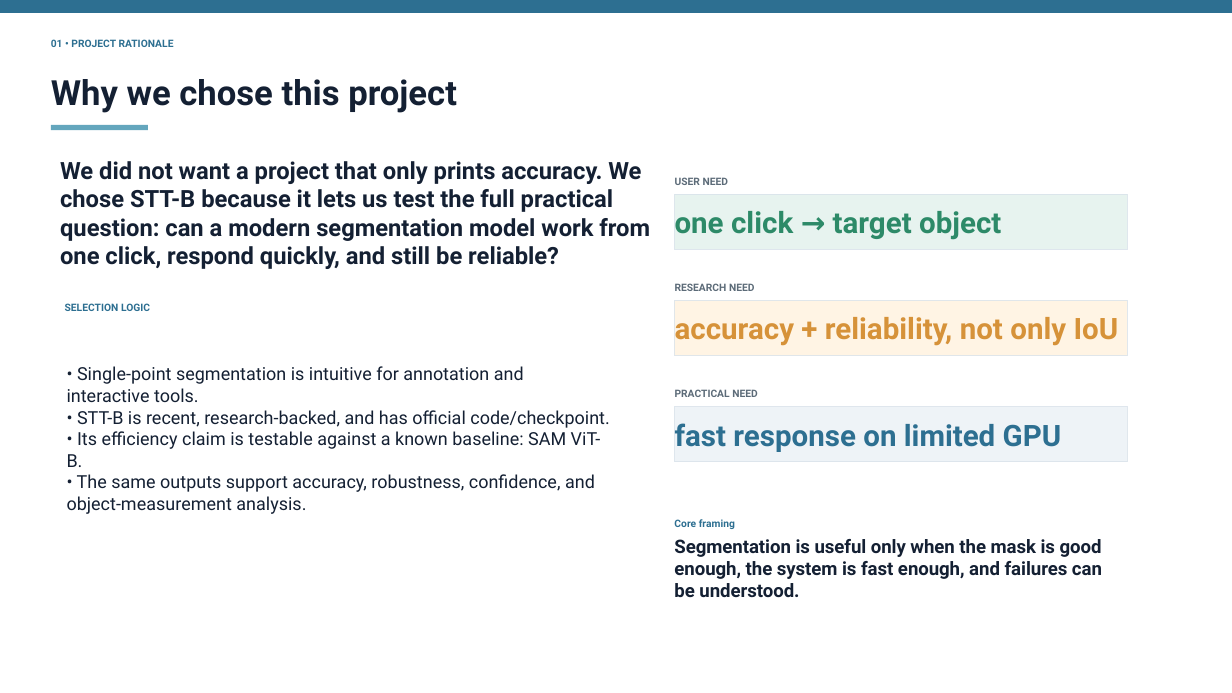
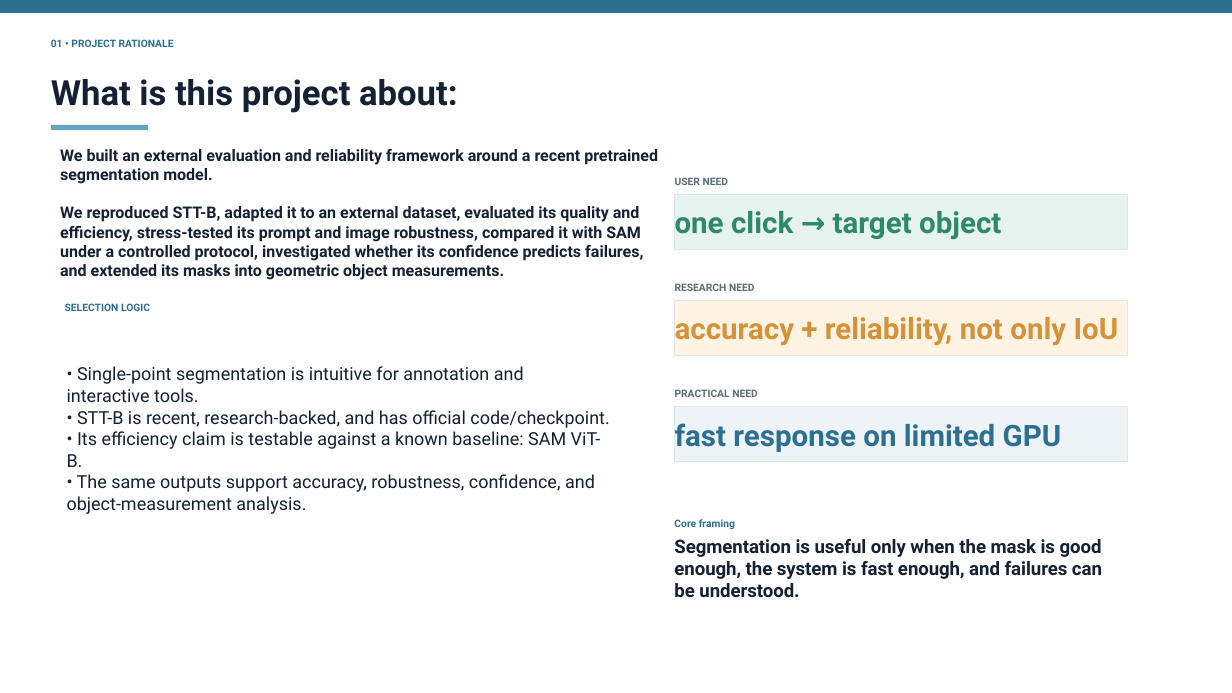
Before and after one commit to gundeeps247/cv_dl, a slide deck: slide 2 of presentation.pptx. Drawn at 1232x693 pixels with LibreOffice and Linux fonts; fonts in the diff are those of the drawing. Boxes give left, top, right and bottom in pixels: in the first picture for what was removed or moved away, otherwise in the second. Text is boxed around its words. In the diff, an @@ line names an element or a change of style, - is before the commit and + after.

```diff
--- a/presentation.pptx
+++ b/presentation.pptx
@@ text at [51, 79, 458, 113]: text changed @@
-Why we chose this project
+What is this project about:
@@ text at [60, 149, 658, 280]: text changed; size 18.5 to 12.5 pt @@
-We did not want a project that only prints accuracy. We chose STT-B because it lets us test the full practical question: can a modern segmentation model work from one click, respond quickly, and still be reliable?
+We built an external evaluation and reliability framework around a recent pretrained segmentation model.
+We reproduced STT-B, adapted it to an external dataset, evaluated its quality and efficiency, stress-tested its prompt and image robustness, compared it with SAM under a controlled protocol, investigated whether its confidence predicts failures, and extended its masks into geometric object measurements.
```
Also in this commit, not shown: 9 other slides changed, 2 slides added.
